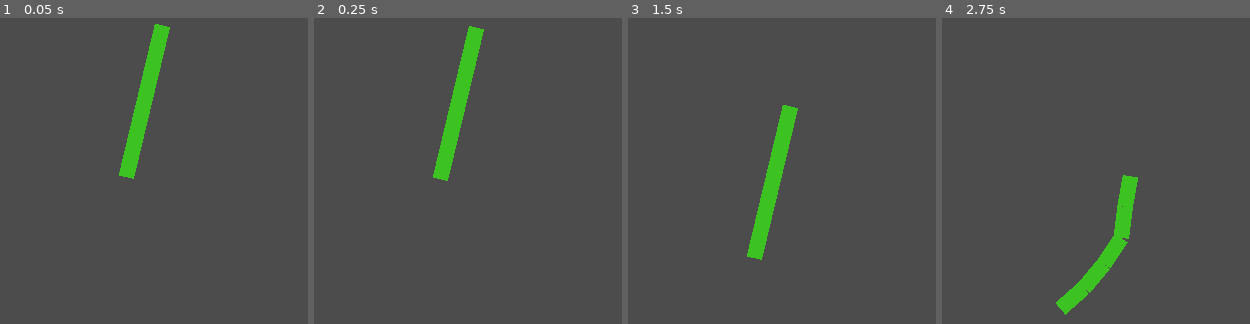
Above: before the commit, frames 1-4 (left to right).
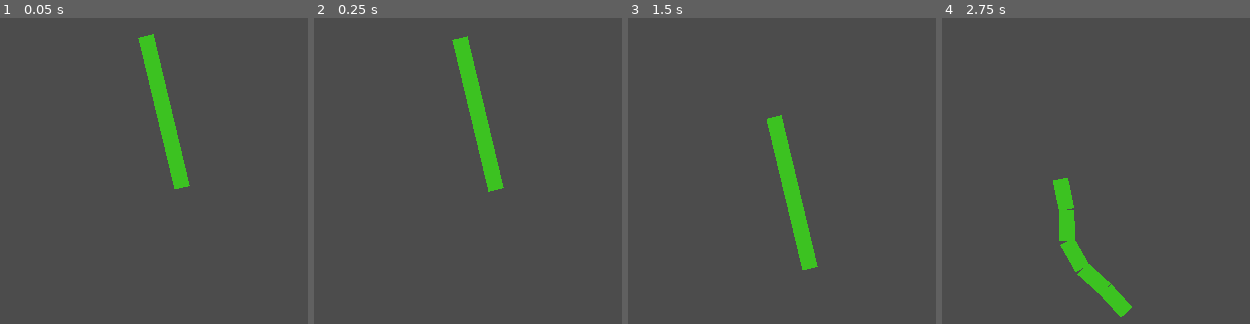
Above: after the commit, the same moments.

Repository: taylorhansen/snek-game
Game: Godot game, scene res://world/World.tscn
The game is run twice, just before and just after one commit, with the same random seed, the same clock (stepped at 60 frames per second) and the same inputs.
Inputs:
- Up to frame 1 (0.05 s): no input
- Up to frame 2 (0.25 s): no input
- Up to frame 3 (1.5 s): hold Right (head_right) 0.53-1.28 s; hold Up (head_grip) 0.53-1.28 s; hold Left (head_left) from 1.28 s (still down); tap W (tail_grip) at 1.35 s
- Up to frame 4 (2.75 s): release Left (head_left) at 2.03 s; hold Right (head_right) from 2.03 s (still down); hold Up (head_grip) from 2.03 s (still down)

The runs differ from the first frame. In frame 1, 4.0% of the frame differs, in the area x 38-62%, y 1-56%; in frame 2, 4.0%; in frame 3, 4.0%; in frame 4, 4.6%, in the area x 36-64%, y 51-98%.

Commit message:
Fix snake being able to grip in midair

Diff:
--- a/snake/SnakeSegment.gd
+++ b/snake/SnakeSegment.gd
@@ -4,8 +4,6 @@
 # hitbox height
 onready var _height = $CollisionShape2D.shape.height
 
-# wall bodies currently touching this segment
-var _walls: Array = []
 # current torque value
 var _torque: float = 0
 # whether to apply the rotational force to the top or the bottom
@@ -26,7 +24,10 @@
 
 # checks if we're touching a wall body
 func is_touching_wall() -> bool:
-    return len(_walls) > 0
+    for body in get_colliding_bodies():
+        if body.is_in_group("wall"):
+            return true
+    return false
 
 # rotates this segment to the left, where top will apply the force to the top of
 #  the segment if true, or bottom if false
@@ -56,17 +57,3 @@
         var offset: = Vector2(0, offset_sign * _height / 2)
         var force: = Vector2(-offset_sign * _torque, 0)
         apply_impulse(offset, force * delta)
-
-func _on_SnakeSegment_body_entered(body: Node):
-    # collision bit 1 is for walls so if the collider has that we can add it to
-    #  the _walls array
-    if body is StaticBody2D:
-        if (body as StaticBody2D).get_collision_layer_bit(1):
-            _walls.append(body)
-
-func _on_SnakeSegment_body_exited(body: Node):
-    if body is StaticBody2D:
-        if (body as StaticBody2D).get_collision_layer_bit(1):
-            var index = _walls.find(body)
-            if index > 0:
-                _walls.remove(index)
--- a/snake/SnakeSegment.tscn
+++ b/snake/SnakeSegment.tscn
@@ -15,5 +15,3 @@
 
 [node name="CollisionShape2D" type="CollisionShape2D" parent="."]
 shape = SubResource( 1 )
-[connection signal="body_entered" from="." to="." method="_on_SnakeSegment_body_entered"]
-[connection signal="body_exited" from="." to="." method="_on_SnakeSegment_body_exited"]
--- a/world/World.tscn
+++ b/world/World.tscn
@@ -8,13 +8,13 @@
 [node name="World" type="Node2D"]
 
 [node name="Snake" parent="." instance=ExtResource( 1 )]
-position = Vector2( 399.445, 310.512 )
-rotation = 0.23432
+position = Vector2( 461.246, 324.078 )
+rotation = -0.233874
 
-[node name="StaticBody2D" type="StaticBody2D" parent="."]
+[node name="StaticBody2D" type="StaticBody2D" parent="." groups=[
+"wall",
+]]
 position = Vector2( 455.217, 517.018 )
-collision_layer = 3
-collision_mask = 3
 __meta__ = {
 "_edit_group_": true
 }
